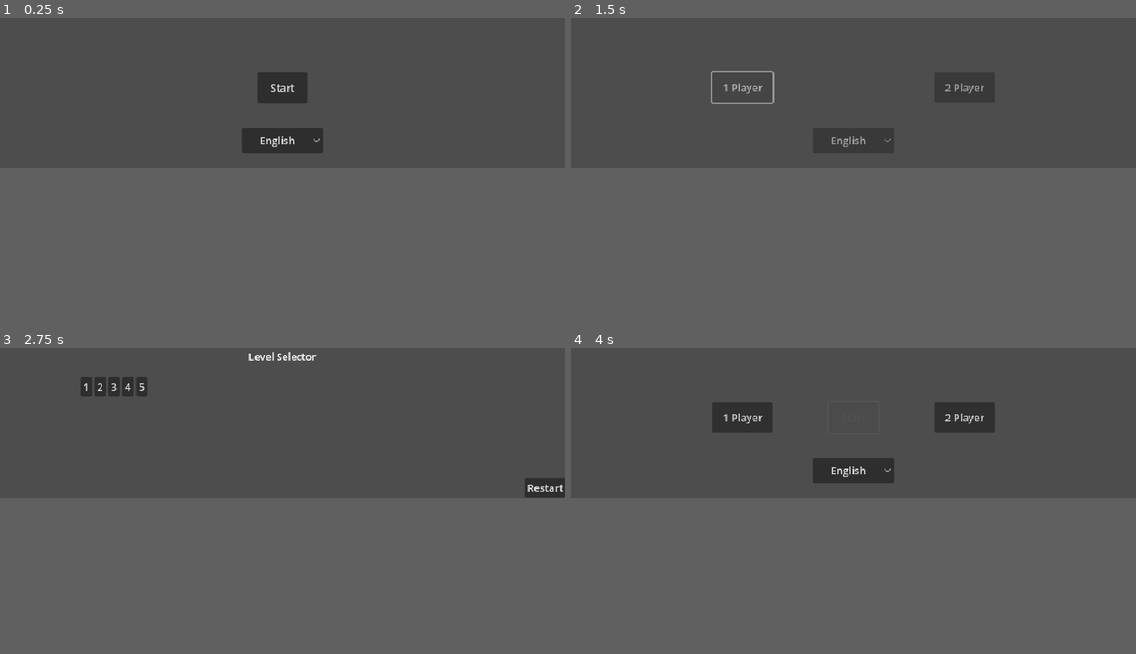
Above: before the commit, frames 1-4 (two rows, left to right).
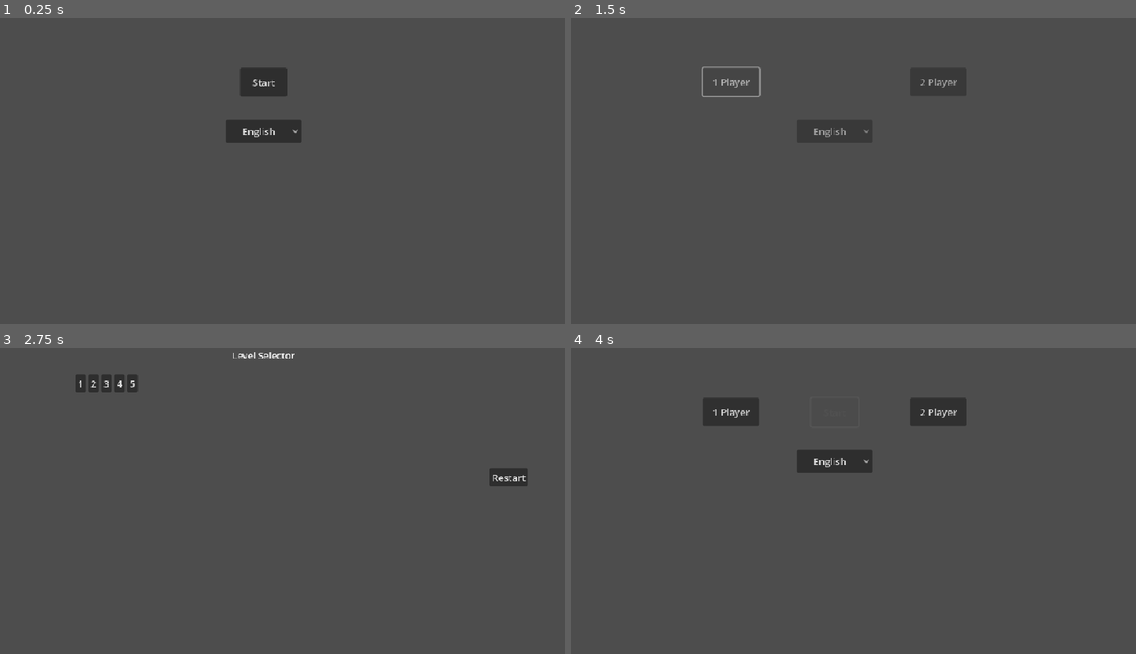
Above: after the commit, the same moments.

Repository: BingloGames/Robot-Bachelor
Game: Godot game, scene res://start_menu.tscn
The game is run twice, just before and just after one commit, with the same random seed, the same clock (stepped at 60 frames per second) and the same inputs.
Inputs (mouse positions are in pixels of both pictures, inside the frame that each line leads up to):
- Up to frame 1 (0.25 s): no input
- Up to frame 2 (1.5 s): click "Start" at 0.5 s; click "1 Player" at 1.25 s
- Up to frame 3 (2.75 s): tap Enter (ui_accept) at 2, 2.27 s; move the mouse to (406, 409) at 2.02 s
- Up to frame 4 (4 s): click "Restart" at 2.75 s; click "Start" at 3.5 s
In our replay, the window is 800x229 before the commit and 800x450 after it. These sizes can differ from the game's own. Grey fills any space a smaller window leaves; there, only what the larger window draws over its background counts as a difference.

The runs differ from the first frame. In frame 1, 2.1% of the frame differs, in the area x 40-58%, y 16-45%; in frame 2, 0.7%; in frame 3, 1.5%; in frame 4, 3.2%, in the area x 23-75%, y 16-45%.

Commit message:
wait() fixed

Diff:
--- a/robot-project/connection_controller.gd
+++ b/robot-project/connection_controller.gd
@@ -62,6 +62,7 @@
 func _player_disconnected(id):
 	players.erase(id)
 	print("player disconnected with id: ", id)
+	close_game()
 	#if the game is ongoing, stop the game
 
 
@@ -88,7 +89,7 @@
 	players[multiplayer.get_unique_id()] = player_name
 
 
-@rpc("any_peer")
+@rpc("any_peer", "call_local")
 func close_game():
 	multiplayer.multiplayer_peer.disconnect_peer(multiplayer.get_unique_id())
 	multiplayer.multiplayer_peer.close()
--- a/robot-project/levels/1 player/Level2.tscn
+++ b/robot-project/levels/1 player/Level2.tscn
@@ -59,6 +59,7 @@
 grow_vertical = 1
 
 [node name="Info pop up" parent="." instance=ExtResource("7_h2i1x")]
+visible = false
 anchors_preset = 0
 anchor_right = 0.0
 anchor_bottom = 0.0
--- a/robot-project/levels/2 player/Level1.tscn
+++ b/robot-project/levels/2 player/Level1.tscn
@@ -42,6 +42,7 @@
 [node name="button" parent="buttons" instance=ExtResource("7_bcaga")]
 position = Vector2(240, 80)
 door = NodePath("../../doors/door")
+needs_holding = true
 
 [node name="robots" type="Node2D" parent="."]
 
--- a/robot-project/project.godot
+++ b/robot-project/project.godot
@@ -22,8 +22,8 @@
 
 [display]
 
-window/size/viewport_width=896
-window/size/viewport_height=256
+window/size/viewport_width=960
+window/size/viewport_height=540
 window/stretch/mode="canvas_items"
 
 [rendering]
--- a/robot-project/robot.gd
+++ b/robot-project/robot.gd
@@ -4,7 +4,7 @@
 
 var SPEED = 100
 
-var start_direction = Vector2i.RIGHT
+@export var start_direction: Vector2i = Vector2i.RIGHT
 var direction = start_direction
 var walking_backwards = false
 
@@ -187,7 +187,8 @@
 
 func wait() -> void:
 	get_node("/root/Node2D/code").robot_changes_wait(self, true)
-	get_node("wait").start()
+	#get_node("wait").set_wait_time()
+	get_node("wait").start(get_node("/root/Node2D/ground").tile_set.tile_size.x/SPEED)
 
 
 func _on_wait_timeout() -> void:
--- a/robot-project/robot.tscn
+++ b/robot-project/robot.tscn
@@ -369,6 +369,7 @@
 autoplay = "idle right"
 
 [node name="wait" type="Timer" parent="."]
+wait_time = 0.32
 one_shot = true
 
 [connection signal="timeout" from="wait" to="." method="_on_wait_timeout"]
